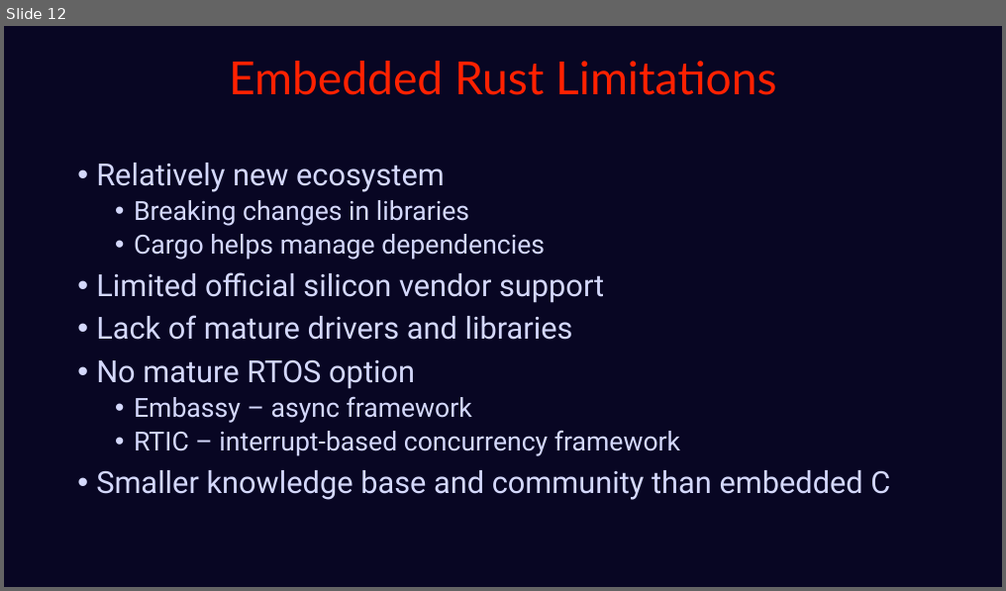
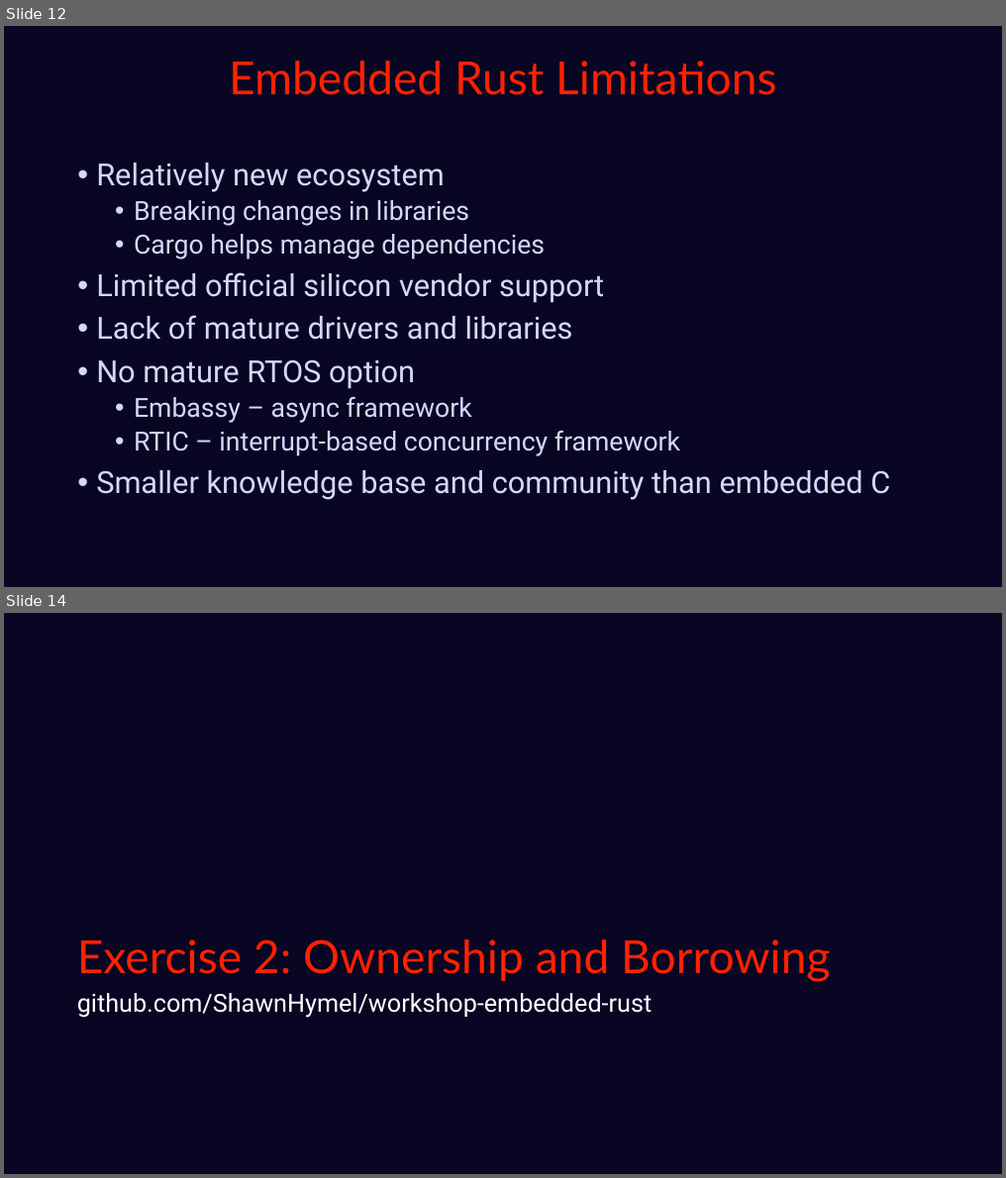
Before and after one commit to tnhabib/supercon-workshop-embedded-rust, a slide deck: slides/Slides.pptx. Shown one above the other, each under a label of ours: slide 12 before the commit, slides 12 and 14 after it; the slides between them are not shown. The pictures are 1006x591 and 1006x1178 pixels, drawn with LibreOffice and Linux fonts; fonts in the diff are those of the drawing. Boxes give left, top, right and bottom in pixels: in the first picture for what was removed or moved away, otherwise in the second. Text is boxed around its words. In the diff, an @@ line names an element or a change of style, - is before the commit and + after.

```diff
--- a/slides/Slides.pptx
+++ b/slides/Slides.pptx
@@ slide 14 added at (4, 613, 1002, 1174), background #080623 @@
@@ title added at (77, 940, 830, 982), 66 pt, text #FF2100 @@
+Exercise 2: Ownership and Borrowing
@@ text added at (77, 993, 652, 1018), 36 pt, text #FFFFFF @@
+github.com/ShawnHymel/workshop-embedded-rust
```
Also in this commit, not shown: 7 other slides added, 30 other files.
